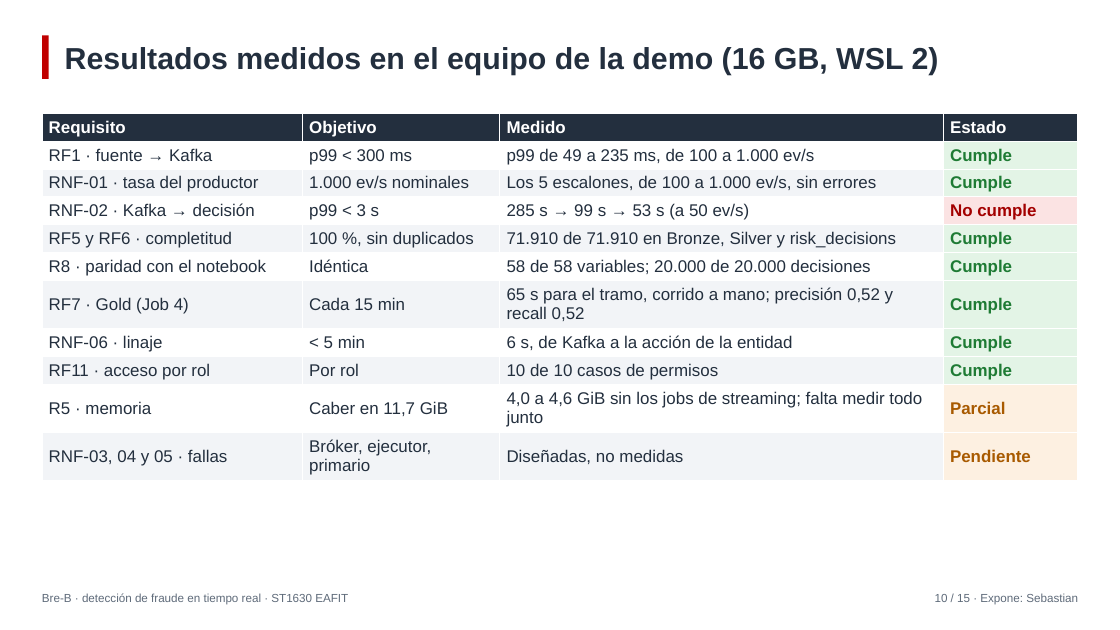
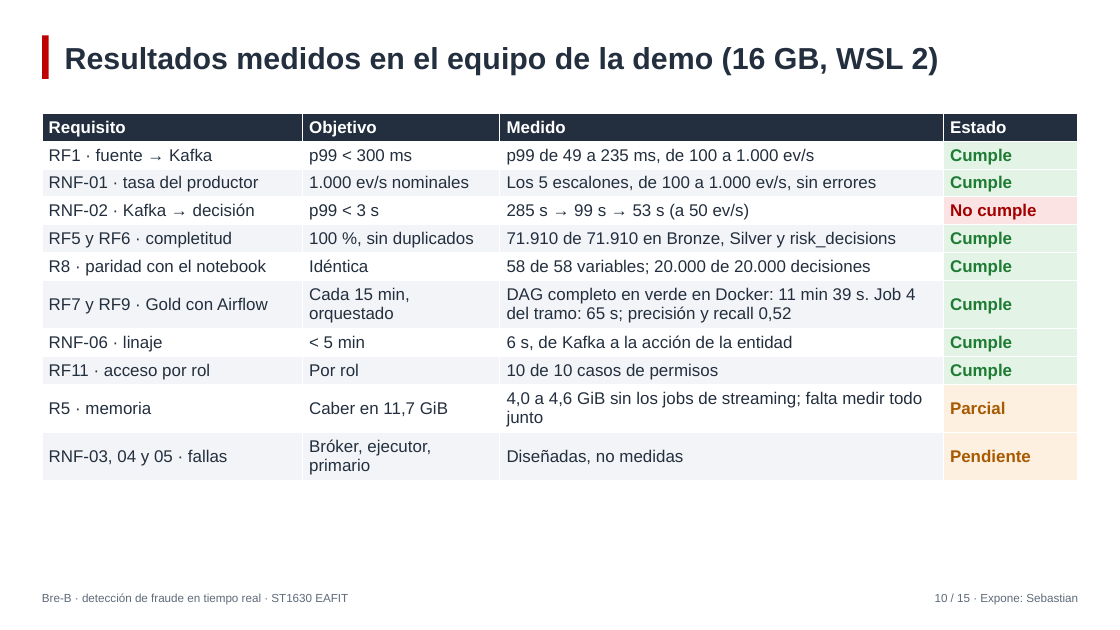
Before and after one commit to Sebaxdenc/breb-fraude, a slide deck: slide 10 of docs/presentacion/slides.pptx. Drawn at 1120x630 pixels with LibreOffice and Linux fonts; fonts in the diff are those of the drawing. Boxes give left, top, right and bottom in pixels: in the first picture for what was removed or moved away, otherwise in the second. Text is boxed around its words. In the diff, an @@ line names an element or a change of style, - is before the commit and + after.

Commit message:
docs: sustentación con la corrida de Airflow en Docker y plan movido a docs/
- PLAN.md pasa a docs/plan_e2.md (sale de la raíz); se actualizan sus referencias
  y su estado: breb_lakehouse_pipeline en verde en Docker en 11 min 39 s.
- demo_en_vivo.md: quita el aviso de que el DAG no había corrido en Docker; agrega
  "Tiempos de Airflow" (cómo medir cada tarea, orden B si silver_to_gold_facts
  tarda más de 2 min) y las salidas de la CLI que no son fallas.
- guion.md: la corrida en Docker en la lámina 10, el orden B de la demo y la fila
  de Airflow en los números que todos deben saber.
- preguntas_defensa.md: pregunta sobre la duración del pipeline; quita la nota de
  los PR #20 y #21, ya fusionados.
- Láminas: fila "RF7 y RF9 · Gold con Airflow" en resultados medidos y los tres
  consumidores del tópico en la lámina 6; slides.pptx y slides.pdf regenerados.

```diff
--- a/docs/presentacion/slides.pptx
+++ b/docs/presentacion/slides.pptx
@@ table at <box>42,113,1078,481</box> @@
-row 7: RF7 · Gold (Job 4) | Cada 15 min | 65 s para el tramo, corrido a mano; precisión 0,52 y recall 0,52 | Cumple
+row 7: RF7 y RF9 · Gold con Airflow | Cada 15 min, orquestado | DAG completo en verde en Docker: 11 min 39 s. Job 4 del tramo: 65 s; precisión y recall 0,52 | Cumple
```
Also in this commit, not shown: 1 other slide changed, 9 other files.
